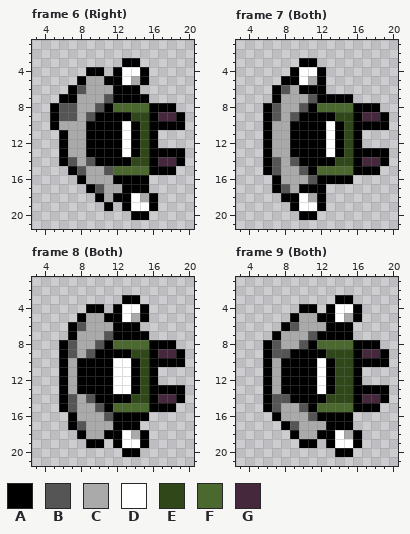
Pixel-art file, stored at Character.aseprite. The picture above is the old version.
24x24 pixels, 13 frames. Colours within 5 levels of each other are drawn and written as one. Shown: frame 6 (Right): x 3..20, y 1..21; frame 7 (Both): x 3..20, y 1..21; frame 8 (Both): x 3..20, y 1..21; frame 9 (Both): x 3..20, y 1..21. The commit also changed other frames, which this record leaves out.
Palette (. is transparent): A #000000  B #555555  C #aaaaaa  D #ffffff  E #304719  F #4b692f  G #45283c
Pixels before, frame 6 (Right), first column x 5:
 3 ........AA.....
 4 ....AA.ADDA....
 5 ...ACCAADCA....
 6 ..ABCCCAAA.....
 7 .AACCCBAAAA....
 8 ABBCCBAFFFFAAA.
 9 ABBCBAAAAEEAGGA
10 ACCCAAAADAEAAAA
11 .ACCAAAADAEA...
12 .ACCAAAADAEA...
13 .ACCAAAADAEAAAA
14 .ABCBAAAAEEAGGA
15 ..ABCCBFFFFAAA.
16 ...ACCCAAAA....
17 ....ABCCAAA....
18 .....ACAADCA...
19 ......A.ADDA...
20 .........AA....
Pixels before, frame 7 (Both), first column x 6:
 3 ....AA........
 4 ...ADDA.......
 5 ..AADCA.......
 6 .ABCAAA.......
 7 .ACCCBAAAA....
 8 ABCCBAFFFFAAA.
 9 ABCBAAAAEEAGGA
10 ACCAAAADAEAAAA
11 ACCAAAADAEA...
12 ACCAAAADAEA...
13 ACCAAAADAEAAAA
14 ABCBAAAAEEAGGA
15 ABCCBAFFFFAAA.
16 .ACCCBAAAA....
17 .ABCAAA.......
18 ..AADCA.......
19 ...ADDA.......
20 ....AA........
Pixels before, frame 8 (Both), first column x 6:
 3 .......AA.....
 4 ...AA.ADDA....
 5 ..ACCAADCA....
 6 .ABCCCAAA.....
 7 .ACCCBAAAA....
 8 ABCCBAFFFFAAA.
 9 ABCBAAAAEEAGGA
10 ACAAAADDAEAAAA
11 ACAAAADDAEA...
12 ACAAAADDAEA...
13 ACAAAADDAEAAAA
14 ABCBAAAAEEAGGA
15 ABCCBAFFFFAAA.
16 .ACCCBAAAA....
17 .ABCCCAAA.....
18 ..ACCAADCA....
19 ...AA.ADDA....
20 .......AA.....
Pixels before, frame 9 (Both), first column x 6:
 3 ........AA....
 4 ....AA.ADDA...
 5 ...ACCAADCA...
 6 ..ABCCCAAA....
 7 .ACCCBAAAA....
 8 ABCCBAFFFFAAA.
 9 ABBAAAAEEEAGGA
10 ACAAAADAEEAAAA
11 ACAAAADAEEA...
12 ACAAAADAEEA...
13 ACAAAADAEEAAAA
14 ABBAAAAEEEAGGA
15 ABCCBAFFFFAAA.
16 .ACCCBAAAA....
17 ..ABCCCAAA....
18 ...ACCAADCA...
19 ....AA.ADDA...
20 ........AA....
After:
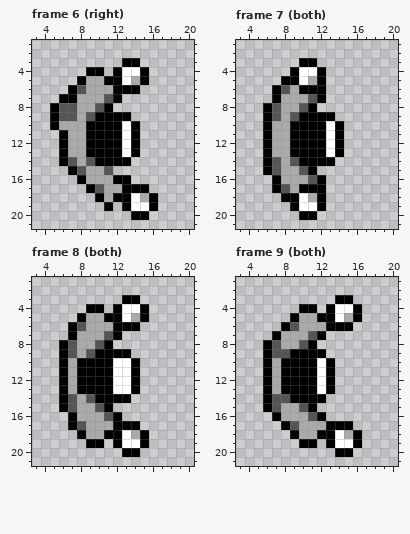
Log entry: Character legs separation
What changed:
{"change": "layer \"Layer 1\" removed"}
{"where": "frame 6 (right)"}
{"frame":6,"y":7,"x":13,"old":"AAA","new":"..."}
{"frame":6,"y":8,"x":12,"old":"FFFFAAA","new":"......."}
{"frame":6,"y":9,"x":14,"old":"EEAGGA","new":"......"}
{"frame":6,"y":10,"x":15,"old":"EAAAA","new":"....."}
{"frame":6,"y":11,"x":15,"old":"EA","new":".."}
{"frame":6,"y":12,"x":15,"old":"EA","new":".."}
{"frame":6,"y":13,"x":15,"old":"EAAAA","new":"....."}
{"frame":6,"y":14,"x":14,"old":"EEAGGA","new":"......"}
{"frame":6,"y":15,"x":12,"old":"FFFFAAA","new":"......."}
{"frame":6,"y":16,"x":14,"old":"AA","new":".."}
{"where": "frame 7 (both)"}
{"frame":7,"y":7,"x":13,"old":"AAA","new":"..."}
{"frame":7,"y":8,"x":12,"old":"FFFFAAA","new":"......."}
{"frame":7,"y":9,"x":14,"old":"EEAGGA","new":"......"}
{"frame":7,"y":10,"x":15,"old":"EAAAA","new":"....."}
{"frame":7,"y":11,"x":15,"old":"EA","new":".."}
{"frame":7,"y":12,"x":15,"old":"EA","new":".."}
{"frame":7,"y":13,"x":15,"old":"EAAAA","new":"....."}
{"frame":7,"y":14,"x":14,"old":"EEAGGA","new":"......"}
{"frame":7,"y":15,"x":12,"old":"FFFFAAA","new":"......."}
{"frame":7,"y":16,"x":13,"old":"AAA","new":"..."}
{"where": "frame 8 (both)"}
{"frame":8,"y":7,"x":13,"old":"AAA","new":"..."}
{"frame":8,"y":8,"x":12,"old":"FFFFAAA","new":"......."}
{"frame":8,"y":9,"x":14,"old":"EEAGGA","new":"......"}
{"frame":8,"y":10,"x":15,"old":"EAAAA","new":"....."}
{"frame":8,"y":11,"x":15,"old":"EA","new":".."}
{"frame":8,"y":12,"x":15,"old":"EA","new":".."}
{"frame":8,"y":13,"x":15,"old":"EAAAA","new":"....."}
{"frame":8,"y":14,"x":14,"old":"EEAGGA","new":"......"}
{"frame":8,"y":15,"x":12,"old":"FFFFAAA","new":"......."}
{"frame":8,"y":16,"x":13,"old":"AAA","new":"..."}
{"where": "frame 9 (both)"}
{"frame":9,"y":7,"x":13,"old":"AAA","new":"..."}
{"frame":9,"y":8,"x":12,"old":"FFFFAAA","new":"......."}
{"frame":9,"y":9,"x":13,"old":"EEEAGGA","new":"......."}
{"frame":9,"y":10,"x":14,"old":"EEAAAA","new":"......"}
{"frame":9,"y":11,"x":14,"old":"EEA","new":"..."}
{"frame":9,"y":12,"x":14,"old":"EEA","new":"..."}
{"frame":9,"y":13,"x":14,"old":"EEAAAA","new":"......"}
{"frame":9,"y":14,"x":13,"old":"EEEAGGA","new":"......."}
{"frame":9,"y":15,"x":12,"old":"FFFFAAA","new":"......."}
{"frame":9,"y":16,"x":13,"old":"AAA","new":"..."}
